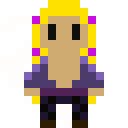
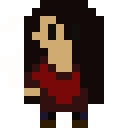
Layer changes from the first 128 × 128 image to the second:
showed group "cabelo fem" (3 layers) over <box>24,0,104,112</box>
showed group "roupa feminina" (3 layers) over <box>24,32,104,112</box>
hid group "cabelo masculino" (5 layers) over <box>24,0,104,104</box>
